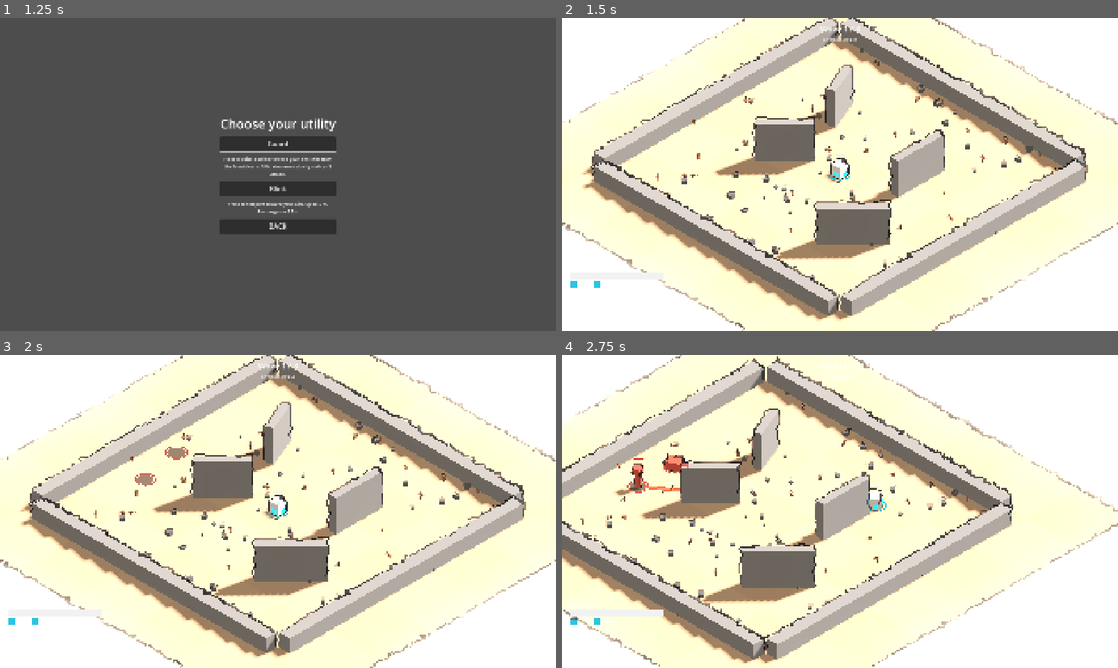
Above: before the commit, frames 1-4 (two rows, left to right).
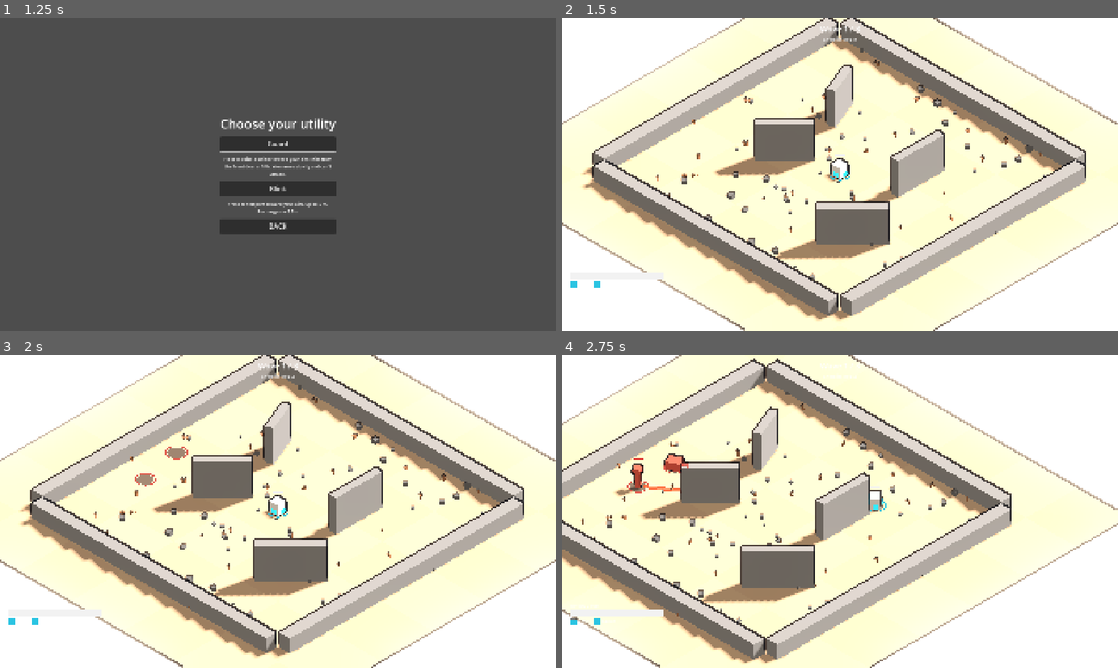
Above: after the commit, the same moments.

Repository: riusprime/zero-depth
Game: Godot game, scene res://src/app/main.tscn
The game is run twice, just before and just after one commit, with the same random seed, the same clock (stepped at 60 frames per second) and the same inputs.
Inputs (mouse positions are in pixels of both pictures, inside the frame that each line leads up to):
- Up to frame 1 (1.25 s): click "PLAY" at 0.5 s
- Up to frame 2 (1.5 s): click "Guard" at 1.25 s
- Up to frame 3 (2 s): no input
- Up to frame 4 (2.75 s): tap Enter at 2 s; move the mouse to (962, 495) at 2.02 s; hold D (move_right) from 2.03 s (still down); tap Space (dash) at 2.1 s; click (962, 495) at 2.17 s

Frame 1 is identical in both runs. In frame 2, 2.7% of the frame differs, in the area x 0-100%, y 0-100%; in frame 3, 2.7%; in frame 4, 2.8%.

Commit message:
v0.2.0 A: INK is the default outline (L4)
Owner picked INK on 2026-10-07. GameSettings default outline sketch -> ink; InkPass starts as INK and
unknown saved values fall back to INK. Sketch and paper stay in Options.

Co-Authored-By: Claude Opus 5.5 <noreply@anthropic.com>
Claude-Session: https://claude.ai/code/session_01Ybi1y9EcEtDzJ8CFycqiNq

Diff:
--- a/src/application/game_settings.gd
+++ b/src/application/game_settings.gd
@@ -13,7 +13,7 @@
 	"volume_effects": 80,
 	"vsync": "on",
 	"shake": "on",
-	"outline": "sketch",
+	"outline": "ink",
 	"frame_cap": "off",
 	"language": "en",
 }
--- a/src/presentation/world_view/ink_pass.gd
+++ b/src/presentation/world_view/ink_pass.gd
@@ -94,7 +94,7 @@
 ## The Compatibility renderer has no normal buffer: silhouettes from depth only.
 const DEPTH_ONLY_FN := "float normal_edge(vec2 uv, vec2 o) { return 0.0; }"
 
-var style := Style.SKETCH
+var style := Style.INK
 var _mat := ShaderMaterial.new()
 
 
@@ -125,4 +125,4 @@
 
 
 static func style_from_setting(value: String) -> int:
-	return STYLE_NAMES.get(value, Style.SKETCH)
+	return STYLE_NAMES.get(value, Style.INK)
--- a/tests/unit/presentation/test_ink_pass.gd
+++ b/tests/unit/presentation/test_ink_pass.gd
@@ -1,5 +1,5 @@
 extends GutTest
-## The sketch outline pass (PLAN v0.1.0 Step 7c): the Options value picks the style; OFF hides it.
+## The outline pass (PLAN v0.1.0 Step 7c; INK default from v0.2.0 L4): the Options value picks the style; OFF hides it.
 
 
 func test_settings_map_to_styles() -> void:
@@ -8,7 +8,7 @@
 	assert_eq(InkPass.style_from_setting("sketch"), InkPass.Style.SKETCH)
 	assert_eq(InkPass.style_from_setting("paper"), InkPass.Style.PAPER)
 	assert_eq(
-		InkPass.style_from_setting("nonsense"), InkPass.Style.SKETCH, "unknown values fall back"
+		InkPass.style_from_setting("nonsense"), InkPass.Style.INK, "unknown values fall back to ink"
 	)
 
 
@@ -23,5 +23,7 @@
 	assert_true(shader.code.contains("hint_depth_texture"))
 
 
-func test_sketch_is_the_default_setting() -> void:
-	assert_eq(GameSettings.DEFAULTS["outline"], "sketch")
+func test_ink_is_the_default_setting() -> void:
+	# Owner, 2026-10-07 (v0.2.0 PLAN L4): "the outline I like the most is INK set it as default".
+	assert_eq(GameSettings.DEFAULTS["outline"], "ink")
+	assert_eq(autofree(InkPass.new()).style, InkPass.Style.INK)
